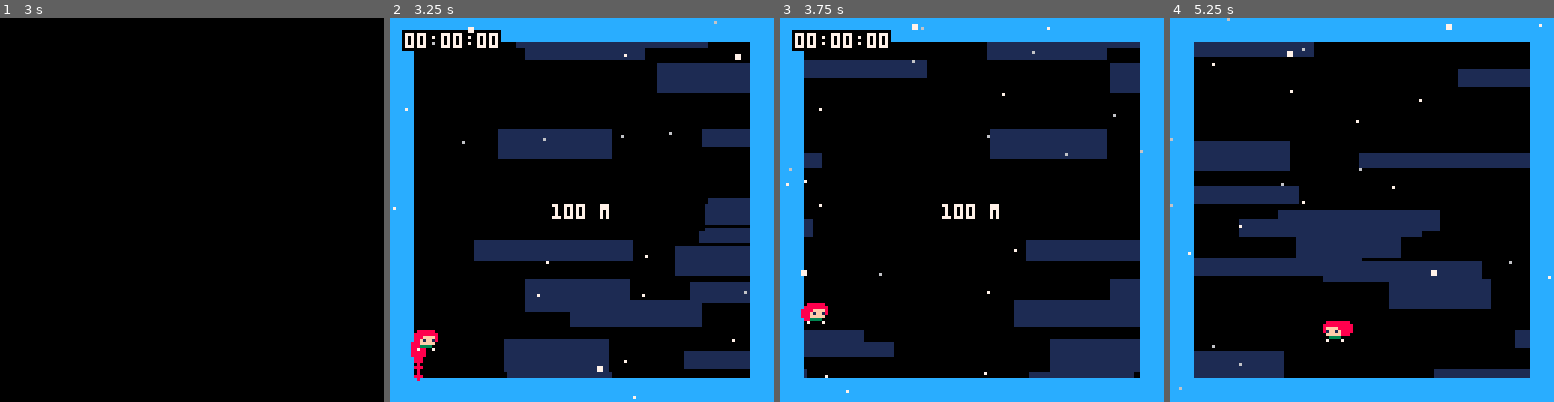
Above: before the commit, frames 1-4 (left to right).
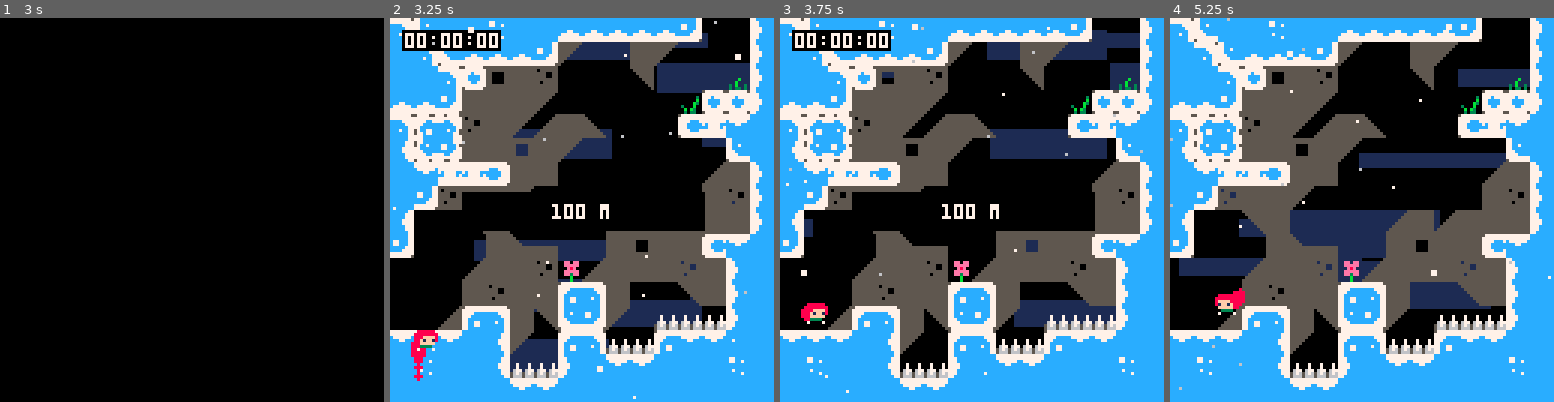
Above: after the commit, the same moments.

Repository: CelesteClassic/smalleste
Game: PICO-8 cartridge smalleste.p8
Same seed, same stepped clock (60 frames per second), same inputs: the game is played once before the commit and once after it.
Inputs:
- Up to frame 1 (3 s): tap X (X key) at 0.33, 1.07, 1.85, 2.97 s; tap O (Z key) at 0.7, 1.7, 2.1, 2.5, 2.9 s; hold Right 1.6-2.1 s; hold Up 2.15-2.42 s; hold Right from 2.47 s (still down)
- Up to frame 2 (3.25 s): release Right at 3.03 s; hold Left from 3.08 s (still down)
- Up to frame 3 (3.75 s): tap O (Z key) at 3.3, 3.7 s; release Left at 3.58 s; hold Down from 3.63 s (still down)
- Up to frame 4 (5.25 s): release Down at 3.97 s; hold Right 4.02-4.68 s; tap X (X key) at 4.08, 5.2 s; tap O (Z key) at 4.1, 4.5, 4.9 s; hold Up 4.73-5.03 s; hold Left from 5.08 s (still down)

Frame 1 is identical in both runs. In frame 2, 49% of the frame differs, in the area x 0-97%, y 0-97%; in frame 3, 50%; in frame 4, 53%.

Commit message:
clamp -> mid

Diff:
--- a/smalleste.p8
+++ b/smalleste.p8
@@ -255,7 +255,7 @@
   draw=function(this)
     -- clamp in screen
     if this.x<-1 or this.x>121 then
-      this.x=clamp(this.x,-1,121)
+      this.x=mid(this.x,-1,121)
       this.spd.x=0
     end
     -- draw player hair and sprite
@@ -283,7 +283,7 @@
   for i,h in pairs(obj.hair) do
     h.x+=(last.x-h.x)/1.5
     h.y+=(last.y+0.5-h.y)/1.5
-    circfill(h.x,h.y,clamp(4-i,1,2),8)
+    circfill(h.x,h.y,mid(4-i,1,2),8)
     last=h
   end
 end
@@ -1197,10 +1197,6 @@
 end
 
 -- [helper functions]
-
-function clamp(val,a,b)
-  return max(a,min(b,val))
-end
 
 function appr(val,target,amount)
   return val>target and max(val-amount,target) or min(val+amount,target)
@@ -1493,22 +1489,22 @@
 0000000000000000000000000000000004020000000000000000000200000000030303030303030304040402020000000303030303030303040404020202020200001313131302020302020202020002000013131313020204020202020202020000131313130004040202020202020200001313131300000002020202020202
 0000000000000000000000000000000000000000000000000000000000000000000000000000000000000000000000000000000000000000000000000000000000000000000000000000000000000000000000000000000000000000000000000000000000000000000000000000000000000000000000000000000000000000
 __map__
-2525252525252525252525252525252500000000000000000000000000000000000000000000000000000000000000003232323233000000313232323232323232330000002432323233313232322525252525482525252525252526282824252548252525262828282824254825252526282828283132323225482525252525
-250000000000000000000000000000250000000000000000000000000000000000000000000000000000000000000000282828290000000028282900000000002810000000372829000000002a2831482525252525482525323232332828242525254825323338282a283132252548252628382828282a2a2831323232322525
-25000000000000000000000000000025000000000000000000000000000000000000000000000000000000000000000028382900003a676838280000000000003828393e003a2800000000000028002425253232323232332122222328282425252532332828282900002a283132252526282828282900002a28282838282448
-250000000000000000000000000000250000000000000000000000000000000000000000000000000000000000000000290000000021222328280000000000002a2828343536290000000000002839242526212223202123313232332828242548262b000000000000001c00003b242526282828000000000028282828282425
-25000000000000000000000000000025000000000000000000000000000000000000000000000000000000000000000000001c3a3a31252620283900000000000010282828290000000011113a2828313233242526103133202828282838242525262b000000000000000000003b2425262a2828670016002a28283828282425
-250000000000000000000000000000250000000000000000000000000000000000000000000000000000000000000000395868282828242628290000000000002a2828290000000000002123283828292828313233282829002a002a2828242525332b0c00000011110000000c3b314826112810000000006828282828282425
-25000000000000000000000000000025000000000000000000000000000000000000000000000000000000000000000028382828283831332800000017170000002a000000001111000024261028290028281b1b1b282800000000002a2125482628390000003b34362b000000002824252328283a67003a28282829002a3132
-250000000000000000000000000000250000000000000000000000000000000000000000000000000000000000000000282828281028212329000000000000000000000000003436003a2426282800003828390000002a29000000000031323226101000000000282839000000002a2425332828283800282828390000001700
-2500000000000000000000000000002500000000000000000000000000000000000000000000000000000000000000002829002a28282426000000000000000000000000000020382828312523000000282828290000000000163a67682828003338280b00000010382800000b00003133282828282868282828280000001700
-2500000000000000000000000000002500000000000000000000000000000000000000000000000000000000000000002a0000002838242600000017170000000000000000002728282a283133390000282900000000000000002a28282829002a2839000000002a282900000000000028282838282828282828290000000000
-250000000000000000000000000000250000000000000000000000000000000000000000000000000000000000000000000000002a282426000000000000000000000000000037280000002a28283900280000003928390000000000282800000028290000002a2828000000000000002a282828281028282828675800000000
-2500000000000000000000000000002500000000000000000000000000000000000000000000000000000000000000000000003a28283133000000000000171700013f0000002029000000003828000028013a28281028580000003a28290000002a280c0000003a380c00000000000c00002a2828282828292828290000003a
-2501000000000000000000000000002500010000000000000000000000000000000100000000000000000000000000003e013a3828292a00000000000000000035353536000020000000003d2a28671422222328282828283900582838283d00003a290000000028280000000000000000002a28282a29000058100012002a28
-250000000000000000000000000000250000000000000000000000000000000000000000000000000000000000000000222222232900000000000000171700002a282039003a2000003a003435353535252525222222232828282810282821220b10000000000b28100000000b0000002c00002838000000002a283917000028
-2500000000000000000000000000002500000000000000000000000000000000000000000000000000000000000000002525252600000000171700000000000000382028392827080028676820282828254825252525262a28282122222225253a28013d0000006828390000000000003c0168282800171717003a2800003a28
-25252525252525252525252525252525000000000000000000000000000000000000000000000000000000000000000025254826171700000000000000000000002a2028102830003a282828202828282525252548252600002a2425252548252821222300000028282800000000000022222223286700000000282839002838
+2331252548252532323232323300002425262425252631323232252628282824252525252525323328382828312525253232323233000000313232323232323232330000002432323233313232322525252525482525252525252526282824252548252525262828282824254825252526282828283132323225482525252525
+252331323232332900002829000000242526313232332828002824262a102824254825252526002a2828292810244825282828290000000028282900000000002810000000372829000000002a2831482525252525482525323232332828242525254825323338282a283132252548252628382828282a2a2831323232322525
+252523201028380000002a0000003d24252523201028292900282426003a382425252548253300002900002a0031252528382900003a676838280000000000003828393e003a2800000000000028002425253232323232332122222328282425252532332828282900002a283132252526282828282900002a28282838282448
+3232332828282900000000003f2020244825262828290000002a243300002a2425322525260000000000000000003125290000000021222328280000000000002a2828343536290000000000002839242526212223202123313232332828242548262b000000000000001c00003b242526282828000000000028282828282425
+2340283828293a2839000000343522252548262900000000000030000000002433003125333d3f00000000000000003100001c3a3a31252620283900000000000010282828290000000011113a2828313233242526103133202828282838242525262b000000000000000000003b2425262a2828670016002a28283828282425
+263a282828102829000000000000312525323300000000110000370000003e2400000037212223000000000000000000395868282828242628290000000000002a2828290000000000002123283828292828313233282829002a002a2828242525332b0c00000011110000000c3b314826112810000000006828282828282425
+252235353628280000000000003a282426003d003a3900270000000000002125001a000024252611111111000000002c28382828283831332800000017170000002a000000001111000024261028290028281b1b1b282800000000002a2125482628390000003b34362b000000002824252328283a67003a28282829002a3132
+25333828282900000000000000283824252320201029003039000000005824480000003a31323235353536675800003c282828281028212329000000000000000000000000003436003a2426282800003828390000002a29000000000031323226101000000000282839000000002a2425332828283800282828390000001700
+2600002a28000000003a283a2828282425252223283900372858390068283132000000282828282820202828283921222829002a28282426000000000000000000000000000020382828312523000000282828290000000000163a67682828003338280b00000010382800000b00003133282828282868282828280000001700
+330000002867580000281028283422252525482628286720282828382828212200003a283828102900002a28382824252a0000002838242600000017170000000000000000002728282a283133390000282900000000000000002a28282829002a2839000000002a282900000000000028282838282828282828290000000000
+0000003a2828383e3a2828283828242548252526002a282729002a28283432250000002a282828000000002810282425000000002a282426000000000000000000000000000037280000002a28283900280000003928390000000000282800000028290000002a2828000000000000002a282828281028282828675800000000
+0000002838282821232800002a28242532322526003a2830000000002a28282400000000002a281111111128282824480000003a28283133000000000000171700013f0000002029000000003828000028013a28281028580000003a28290000002a280c0000003a380c00000000000c00002a2828282828292828290000003a
+00013a2123282a313329001111112425002831263a3829300000000000002a310000000000002834222236292a0024253e013a3828292a00000000000000000035353536000020000000003d2a28671422222328282828283900582838283d00003a290000000028280000000000000000002a28282a29000058100012002a28
+22222225262900212311112122222525002a3837282900301111110000003a2800013f0000002a282426290000002425222222232900000000000000171700002a282039003a2000003a003435353535252525222222232828282810282821220b10000000000b28100000000b0000002c00002838000000002a283917000028
+2548252526111124252222252525482500012a2828673f242222230000003828222223000012002a24260000001224252525252600000000171700000000000000382028392827080028676820282828254825252525262a28282122222225253a28013d0000006828390000000000003c0168282800171717003a2800003a28
+25252525252222252525252525252525222222222222222525482667586828282548260000270000242600000021252525254826171700000000000000000000002a2028102830003a282828202828282525252548252600002a2425252548252821222300000028282800000000000022222223286700000000282839002838
 2532330000002432323232323232252525252628282828242532323232254825253232323232323225262828282448252525253300000000000000000000005225253232323233313232323233282900262829286700000000002828313232322525253233282800312525482525254825254826283828313232323232322548
 26282800000030402a282828282824252548262838282831333828290031322526280000163a28283133282838242525482526000000000000000000000000522526000016000000002a10282838390026281a3820393d000000002a3828282825252628282829003b2425323232323232323233282828282828102828203125
 3328390000003700002a3828002a2425252526282828282028292a0000002a313328111111282828000028002a312525252526000000000000000000000000522526000000001111000000292a28290026283a2820102011111121222328281025252628382800003b24262b002a2a38282828282829002a2800282838282831
